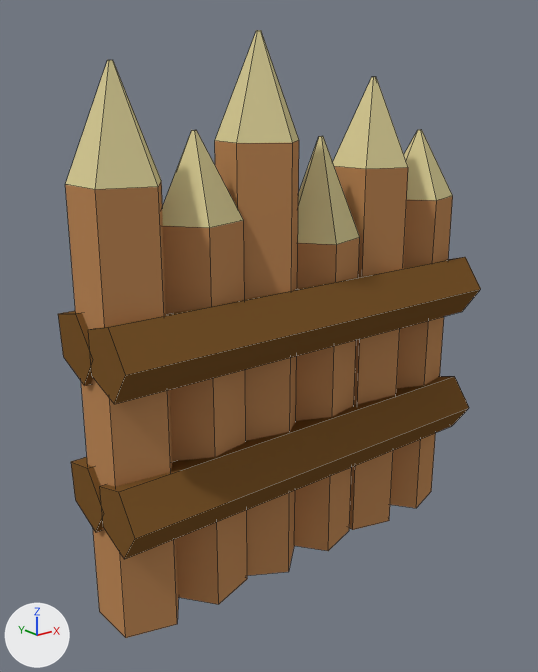
One commit to the Blender file Models/Wooden Defense/WoodenWall1.blend: the scene before it, then after it.
Both versions are drawn from a camera (50 mm lens) standing at (-6.5, -7.57, 6.34) and looking at (-0.33, 0.15, 3.25). Arrows for +X, +Y and +Z are at lower left; the lights stay in place. Mesh edges are drawn as thin lines.
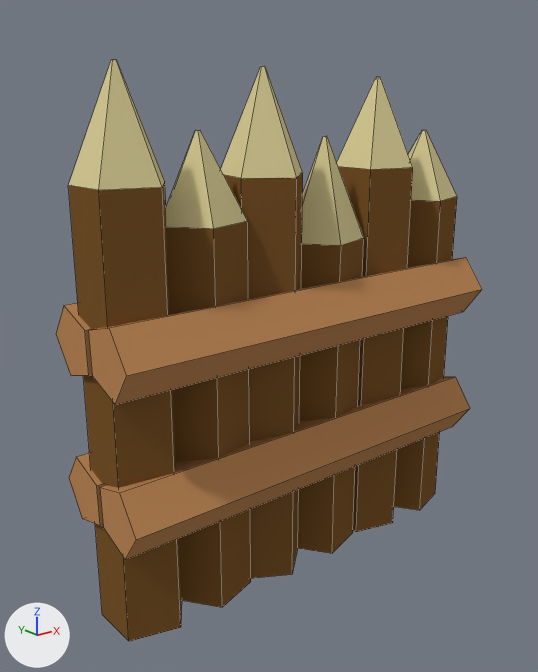
Commit message: Updated all wooden defenses and added 2new lvls for wooden tower

Where the newer file only moved an object's origin or applied its transform, the numbers keep the older frame.

Pixel boxes (x1, y1, x2, y2) of what changed, in the pictures (538 x 672 px):
'Cylinder.012', recoloured, moved: before (65, 60, 178, 638); after (68, 59, 182, 641)
'Cylinder.007', recoloured, moved: before (88, 257, 481, 404); after (88, 257, 482, 405)
'Cylinder.013', recoloured, moved: before (162, 130, 247, 605); after (166, 130, 251, 607)
'Cylinder.000', reshaped, moved (6% shorter): before (215, 30, 299, 576); after (221, 66, 303, 578)
'Cylinder.006', recoloured, moved: before (99, 376, 469, 559); after (100, 377, 470, 560)
'Cylinder.011', recoloured, moved: before (333, 77, 408, 530); after (337, 76, 413, 532)
'Cylinder.001', recoloured, moved: before (294, 136, 360, 551); after (298, 136, 364, 553)
'Cylinder.010', recoloured, moved: before (390, 130, 453, 508); after (394, 130, 457, 510)
'Cylinder.004', recoloured, reshaped: before (58, 311, 93, 386); after (56, 303, 92, 376)
'Cylinder.005', recoloured: (69, 453, 103, 532) in both
part 3 of me_cylinder_043, recoloured: before (294, 237, 360, 551); after (298, 238, 364, 553)
part 4 of me_cylinder_044, recoloured: before (390, 196, 453, 508); after (394, 197, 457, 510)
part 5 of me_cylinder_045, recoloured: before (334, 166, 408, 530); after (339, 167, 413, 532)
part 6 of me_cylinder_046, recoloured: before (65, 182, 178, 638); after (68, 182, 182, 641)
part 7 of me_cylinder_047, recoloured: before (163, 220, 247, 605); after (166, 221, 251, 607)

The change, as a diff of the scene's bpy script:
```diff
--- a/Models/Wooden Defense/WoodenWall1.blend.py
+++ b/Models/Wooden Defense/WoodenWall1.blend.py
@@ me_cylinder_007 @@
 me_cylinder_007.from_pydata(...)  # 10 vertices, 7 faces; spans x -3.05..3.05, y -0.47..0.39, z -0.44..0.43
-me_cylinder_007.materials.append(mat_wooddark)  # brown #7c572d
+me_cylinder_007.materials.append(mat_woodlight_001)  # orange #be8959
@@ me_cylinder_006 @@
 me_cylinder_006.from_pydata(...)  # 10 vertices, 7 faces; spans x -3.04..3.04, y -0.47..0.39, z -0.44..0.43
-me_cylinder_006.materials.append(mat_wooddark)  # brown #7c572d
+me_cylinder_006.materials.append(mat_woodlight_001)  # orange #be8959
@@ me_cylinder_005 @@
 me_cylinder_005.from_pydata(...)  # 10 vertices, 7 faces; spans x -3.04..3.04, y -0.48..0.41, z -0.44..0.42
-me_cylinder_005.materials.append(mat_wooddark)  # brown #7c572d
+me_cylinder_005.materials.append(mat_woodlight_001)  # orange #be8959
@@ me_cylinder_004 @@
 me_cylinder_004.from_pydata(...)  # 10 vertices, 7 faces; spans x -3.04..3.04, y -0.48..0.41, z -0.44..0.42
-me_cylinder_004.vertices[0].co = (-3.04, 0.41, 0.3)  # pixel (57, 313)
-me_cylinder_004.vertices[1].co = (3.04, 0.41, 0.3)
-me_cylinder_004.vertices[2].co = (-3.04, 0.36, -0.23)  # pixel (63, 356)
-me_cylinder_004.vertices[3].co = (3.04, 0.36, -0.23)
-me_cylinder_004.vertices[4].co = (-3.04, -0.19, -0.44)  # pixel (84, 385)
-me_cylinder_004.vertices[5].co = (3.04, -0.19, -0.44)
-me_cylinder_004.vertices[6].co = (-3.04, -0.48, -0.04)  # pixel (93, 359)
-me_cylinder_004.vertices[7].co = (3.04, -0.48, -0.04)
-me_cylinder_004.vertices[8].co = (-3.04, -0.11, 0.42)  # pixel (75, 313)
-me_cylinder_004.vertices[9].co = (3.04, -0.11, 0.42)
-me_cylinder_004.materials.append(mat_wooddark)  # brown #7c572d
+# me_cylinder_004 part 1
+me_cylinder_004.vertices[0].co = (-3.04, -0.33, -0.28)  # pixel (88, 375)
+me_cylinder_004.vertices[1].co = (3.03, -0.33, -0.28)
+me_cylinder_004.vertices[2].co = (-3.04, -0.32, 0.27)  # pixel (84, 330)
+me_cylinder_004.vertices[3].co = (3.03, -0.32, 0.27)
+me_cylinder_004.vertices[4].co = (-3.04, 0.21, 0.45)  # pixel (63, 305)
+me_cylinder_004.vertices[5].co = (3.03, 0.21, 0.45)
+me_cylinder_004.vertices[6].co = (-3.04, 0.53, 0.02)  # pixel (55, 333)
+me_cylinder_004.vertices[7].co = (3.03, 0.53, 0.02)
+me_cylinder_004.vertices[8].co = (-3.04, 0.19, -0.43)  # pixel (70, 375)
+me_cylinder_004.vertices[9].co = (3.03, 0.19, -0.43)
+me_cylinder_004.materials.append(mat_woodlight_001)  # orange #be8959
@@ me_cylinder_042 @@
 me_cylinder_042.from_pydata(...)  # 15 vertices, 11 faces; spans x -0.52..0.56, y -0.57..0.5, z -3.39..3.94
+# me_cylinder_042 part 2: all 10 vertices in x -0.52..0.56, y -0.57..0.5, z 2.64..3.94 are moved by (0.0, 0.0, -0.41)
 me_cylinder_042.materials.append(mat_woodlight_001)
@@ me_cylinder_043 @@
 me_cylinder_043.from_pydata(...)  # 15 vertices, 11 faces; spans x -0.58..0.47, y -0.55..0.55, z -2.72..3.34
+# me_cylinder_043 part 3: all 5 faces that had it switch from mat_woodlight_001 (orange #be8959) to mat_wooddark (brown #7c572d)
 me_cylinder_043.materials.append(mat_material_001)
@@ me_cylinder_044 @@
 me_cylinder_044.from_pydata(...)  # 15 vertices, 11 faces; spans x -0.58..0.47, y -0.55..0.55, z -2.93..3.17
+# me_cylinder_044 part 4: all 5 faces that had it switch from mat_woodlight_001 (orange #be8959) to mat_wooddark (brown #7c572d)
 me_cylinder_044.materials.append(mat_material_001)
@@ me_cylinder_045 @@
 me_cylinder_045.from_pydata(...)  # 15 vertices, 11 faces; spans x -0.48..0.58, y -0.54..0.55, z -3.18..3.65
+# me_cylinder_045 part 5: all 5 faces that had it switch from mat_woodlight_001 (orange #be8959) to mat_wooddark (brown #7c572d)
 me_cylinder_045.materials.append(mat_material_001)
@@ me_cylinder_046 @@
 me_cylinder_046.from_pydata(...)  # 15 vertices, 11 faces; spans x -0.48..0.58, y -0.54..0.55, z -3.18..3.74
+# me_cylinder_046 part 6: all 5 faces that had it switch from mat_woodlight_001 (orange #be8959) to mat_wooddark (brown #7c572d)
 me_cylinder_046.materials.append(mat_material_001)
@@ me_cylinder_047 @@
 me_cylinder_047.from_pydata(...)  # 15 vertices, 11 faces; spans x -0.58..0.47, y -0.55..0.55, z -2.93..3.25
+# me_cylinder_047 part 7: all 5 faces that had it switch from mat_woodlight_001 (orange #be8959) to mat_wooddark (brown #7c572d)
 me_cylinder_047.materials.append(mat_material_001)
@@ ob_cylinder_007 @@
 ob_cylinder_007 = bpy.data.objects.new('Cylinder.007', me_cylinder_007)
-ob_cylinder_007.location = (-0.02, -0.41, 3.62)
+ob_cylinder_007.location = (-0.02, -0.43, 3.62)
@@ ob_cylinder_006 @@
 ob_cylinder_006 = bpy.data.objects.new('Cylinder.006', me_cylinder_006)
-ob_cylinder_006.location = (-0.04, -0.4, 1.65)
+ob_cylinder_006.location = (-0.04, -0.42, 1.65)
@@ ob_cylinder_000 @@
 ob_cylinder_000 = bpy.data.objects.new('Cylinder.000', me_cylinder_042)
-ob_cylinder_000.location = (-0.52, 0.1, 3.23)
+ob_cylinder_000.location = (-0.52, 0.02, 3.23)
@@ ob_cylinder_001 @@
 ob_cylinder_001 = bpy.data.objects.new('Cylinder.001', me_cylinder_043)
-ob_cylinder_001.location = (0.53, 0.1, 2.57)
+ob_cylinder_001.location = (0.53, 0.02, 2.57)
@@ ob_cylinder_010 @@
 ob_cylinder_010 = bpy.data.objects.new('Cylinder.010', me_cylinder_044)
-ob_cylinder_010.location = (2.54, 0.1, 2.78)
+ob_cylinder_010.location = (2.54, 0.02, 2.78)
@@ ob_cylinder_011 @@
 ob_cylinder_011 = bpy.data.objects.new('Cylinder.011', me_cylinder_045)
-ob_cylinder_011.location = (1.51, 0.1, 3.03)
+ob_cylinder_011.location = (1.51, 0.02, 3.03)
@@ ob_cylinder_012 @@
 ob_cylinder_012 = bpy.data.objects.new('Cylinder.012', me_cylinder_046)
-ob_cylinder_012.location = (-2.53, 0.1, 3.03)
+ob_cylinder_012.location = (-2.53, 0.02, 3.03)
@@ ob_cylinder_013 @@
 ob_cylinder_013 = bpy.data.objects.new('Cylinder.013', me_cylinder_047)
-ob_cylinder_013.location = (-1.5, 0.1, 2.78)
+ob_cylinder_013.location = (-1.5, 0.02, 2.78)
```
